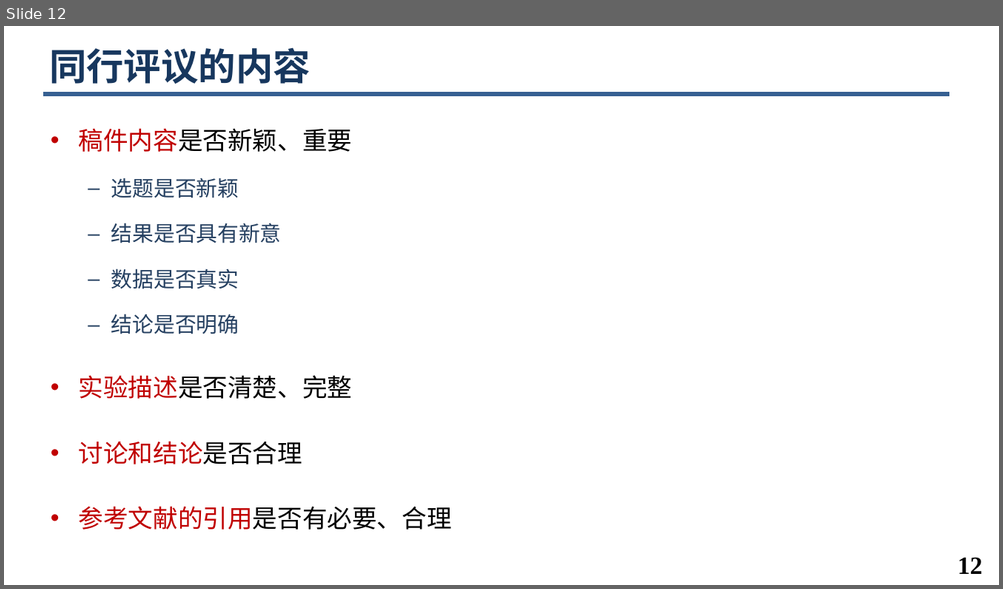
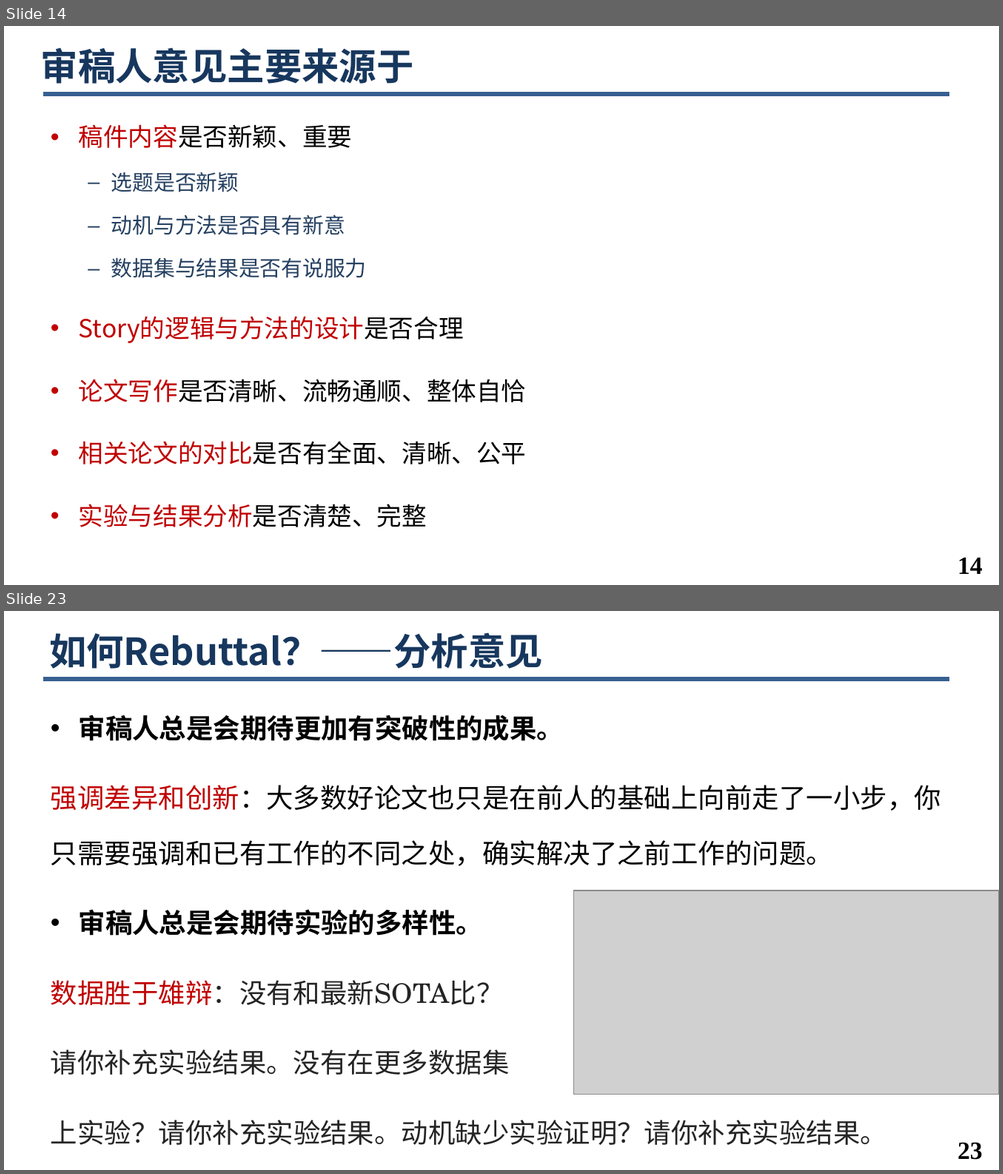
Before and after one commit to minghchen/cs_research_guide, a slide deck: hdu_course_ppt/第5讲. 论文投稿与Rebuttal.pptx. Shown one above the other, each under a label of ours: slide 12 before the commit, slides 14 and 23 after it; the slides between them are not shown. The pictures are 1003x589 and 1003x1174 pixels, drawn with LibreOffice and Linux fonts; fonts in the diff are those of the drawing; grey boxes stand for pictures; background and template pictures are left out. Boxes give left, top, right and bottom in pixels: in the first picture for what was removed or moved away, otherwise in the second. Text is boxed around its words. In the diff, an @@ line names an element or a change of style, - is before the commit and + after.

```diff
--- a/hdu_course_ppt/第5讲. 论文投稿与Rebuttal.pptx
+++ b/hdu_course_ppt/第5讲. 论文投稿与Rebuttal.pptx
@@ slide 23 added at (4, 611, 999, 1170), background #FFFFFF; not listed: 1 template element that a slide beside it also shows @@
@@ title added at (49, 632, 543, 669), 36 pt, text #17375E, bold @@
+如何Rebuttal？——分析意见
@@ text added at (51, 715, 941, 1145), 26 pt, text #000000 @@
+• 审稿人总是会期待更加有突破性的成果。
+强调差异和创新：大多数好论文也只是在前人的基础上向前走了一小步，你只需要强调和已有工作的不同之处，确实解决了之前工作的问题。
+• 审稿人总是会期待实验的多样性。
+数据胜于雄辩：没有和最新SOTA比？
+请你补充实验结果。没有在更多数据集
+上实验？请你补充实验结果。动机缺少实验证明？请你补充实验结果。
@@ picture added at (574, 891, 999, 1095) @@
@@ page number added at (957, 1142, 982, 1160), 24 pt, text #000000, bold @@
+23
@@ what was slide 12 is now slide 14 @@
@@ slide 14 changed as well @@
@@ title at (41, 47, 414, 84): text changed @@
-同行评议的内容
+审稿人意见主要来源于
@@ text at (79, 124, 353, 192): line spacing 1.7 to 1.6 @@
@@ text at (79, 215, 526, 528): text changed; text colour #254061 to #000000 @@
-  – 结果是否具有新意
-  – 数据是否真实
-  – 结论是否明确
-• 实验描述是否清楚、完整
-• 讨论和结论是否合理
-• 参考文献的引用是否有必要、合理
+  – 动机与方法是否具有新意
+  – 数据集与结果是否有说服力
+• Story的逻辑与方法的设计是否合理
+• 论文写作是否清晰、流畅通顺、整体自恰
+• 相关论文的对比是否有全面、清晰、公平
+• 实验与结果分析是否清楚、完整
@@ page number at (957, 557, 982, 574): text changed @@
-12
+14
```
Also in this commit, not shown: 4 other slides changed, 23 other slides added, 2 slides removed, 2 other files.
